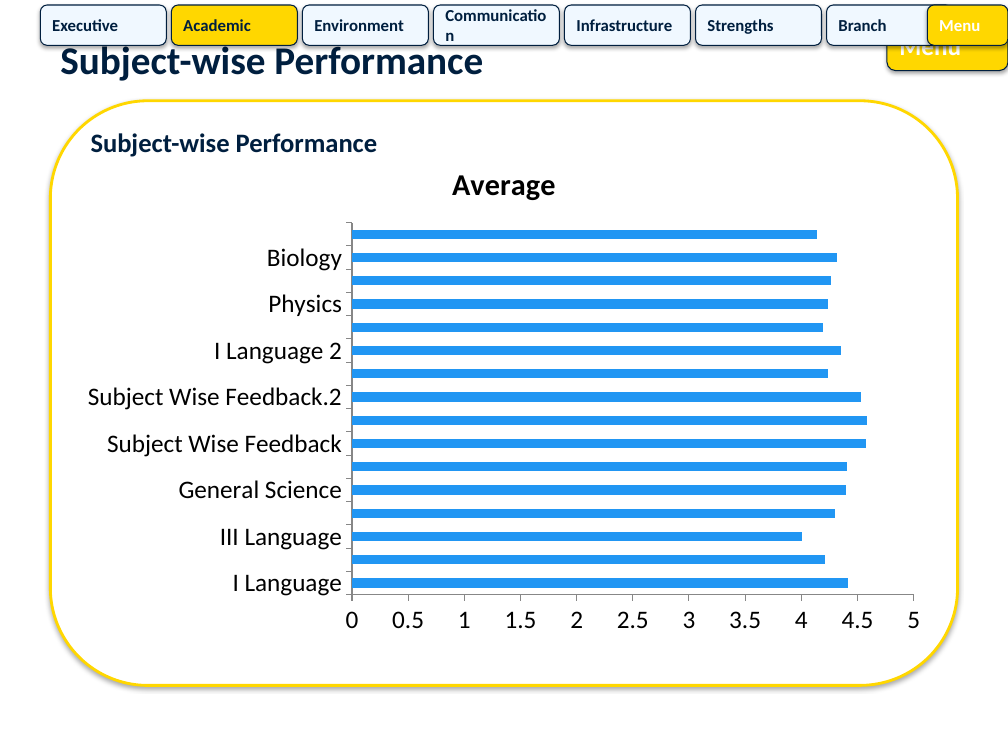
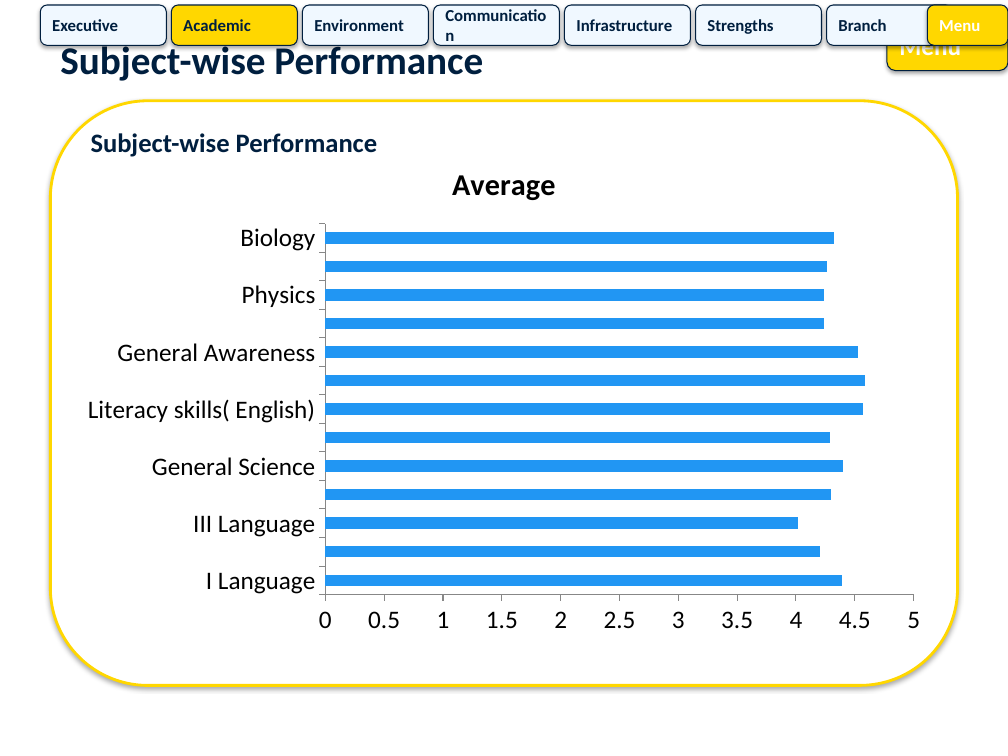
Before and after one commit to commonlearning892/feedback, a slide deck: slide 7 of Pre_Primary_Feedback_Analysis.pptx. Drawn at 1008x756 pixels with LibreOffice and Linux fonts; fonts in the diff are those of the drawing. Boxes give left, top, right and bottom in pixels: in the first picture for what was removed or moved away, otherwise in the second. Text is boxed around its words. In the diff, an @@ line names an element or a change of style, - is before the commit and + after.

```diff
--- a/Pre_Primary_Feedback_Analysis.pptx
+++ b/Pre_Primary_Feedback_Analysis.pptx
@@ bar chart at [71, 141, 937, 645] @@
-categories: I Language, II Language, III Language, Mathematics, General Science, Social Studies, Subject Wise Feedback, Subject Wise Feedback.1, Subject Wise Feedback.2, Subject Wise Feedback.3, I Language 2, II Language 2, Physics, Chemistry, Biology, Social Studies 2
+categories: I Language, II Language, III Language, Mathematics, General Science, Social Studies, Literacy skills( English), Numeracy Skills (Math), General Awareness, Second Language (NA for Pre-K), Physics, Chemistry, Biology
-Average: 4.4, 4.2, 4, 4.3, 4.4, 4.4, 4.6, 4.6, 4.5, 4.2, 4.4, 4.2, 4.2, 4.3, 4.3, 4.1
+Average: 4.4, 4.2, 4, 4.3, 4.4, 4.3, 4.6, 4.6, 4.5, 4.2, 4.2, 4.3, 4.3
```
Also in this commit, not shown: 3 other slides changed, 4 other files.
